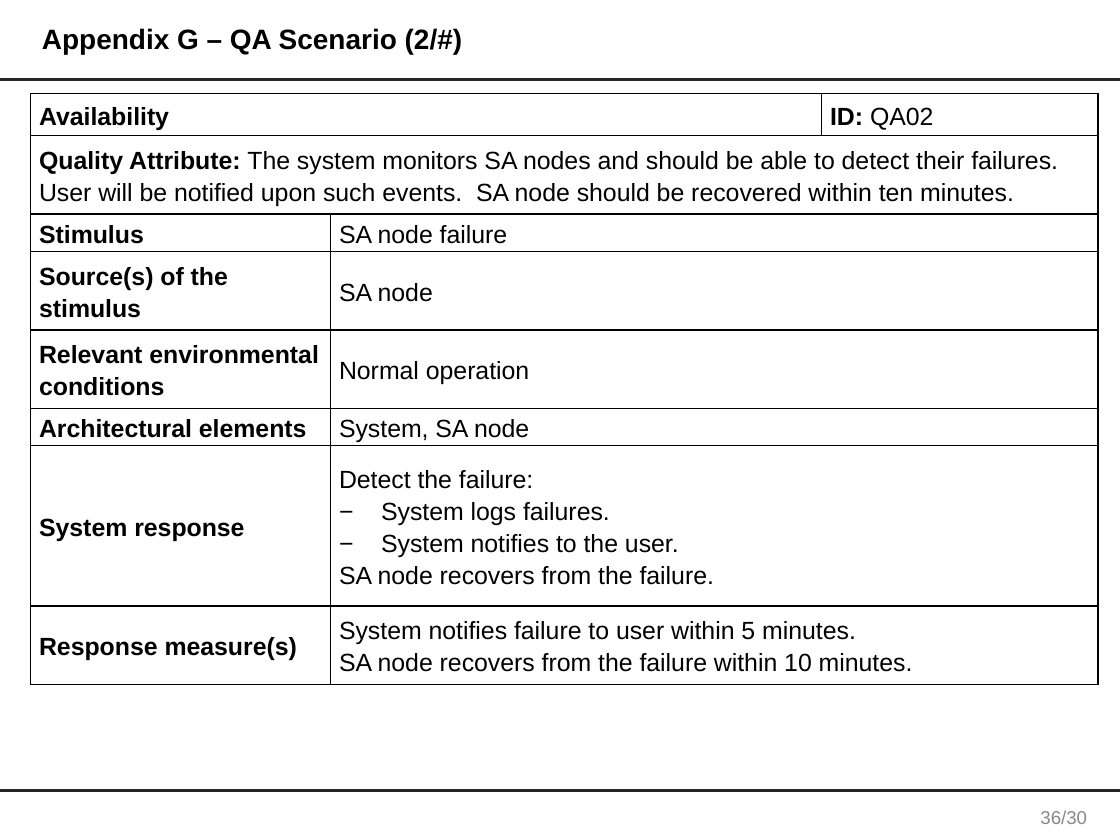
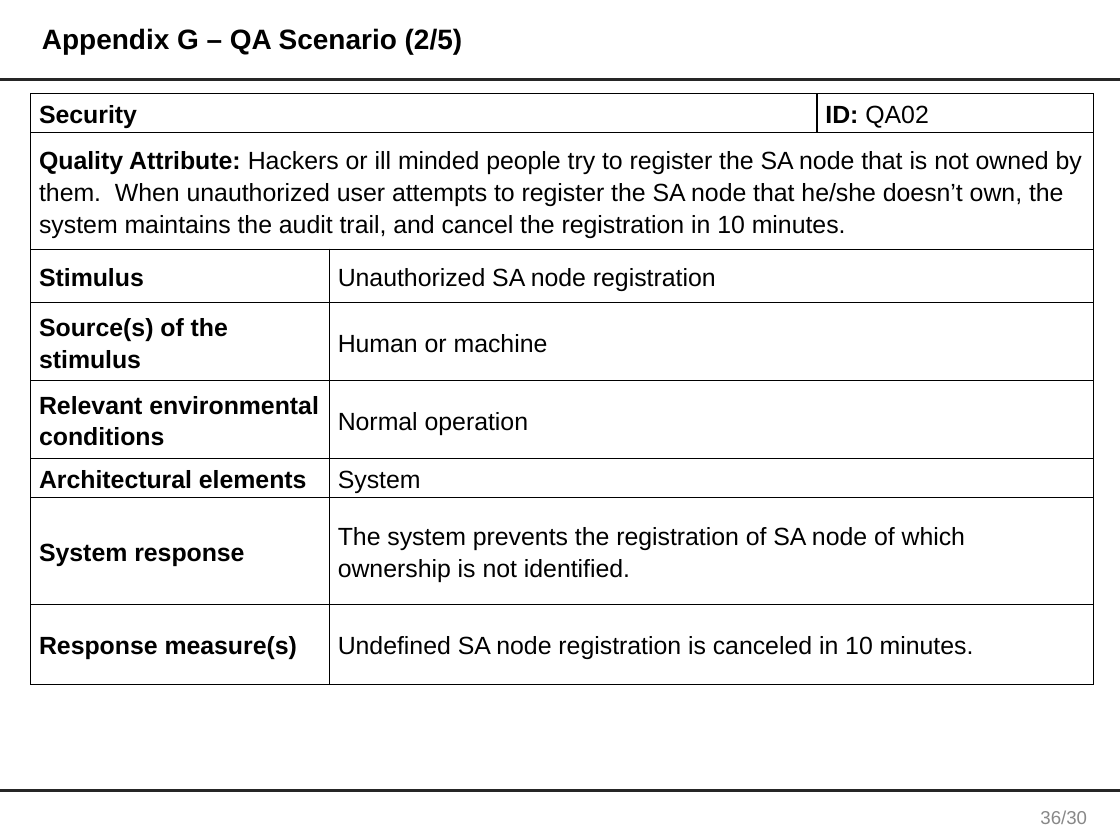
Before and after one commit to junggil/2015_CMU_StudioProject, a slide deck: slide 37 of DOCS/2015-06-24/Team1 Final presentation V0.1.pptx. Drawn at 1120x840 pixels with LibreOffice and Linux fonts; fonts in the diff are those of the drawing. Boxes give left, top, right and bottom in pixels: in the first picture for what was removed or moved away, otherwise in the second. Text is boxed around its words. In the diff, an @@ line names an element or a change of style, - is before the commit and + after.

```diff
--- a/DOCS/2015-06-24/Team1 Final presentation V0.1.pptx
+++ b/DOCS/2015-06-24/Team1 Final presentation V0.1.pptx
@@ title at [42,28,463,54]: text changed @@
-Appendix G – QA Scenario (2/#)
+Appendix G – QA Scenario (2/5)
@@ table at [30,94,1093,685] @@
-row 1, column 1: Availability
+row 1, column 1: Security
-row 2, column 1: Quality Attribute: The system monitors SA nodes and should be able to detect their failures. User will be notified upon such events. SA node should be recovered within ten minutes.
+row 2, column 1: Quality Attribute: Hackers or ill minded people try to register the SA node that is not owned by them. When unauthorized user attempts to register the SA node that he/she doesn’t own, the system maintains the audit trail, and cancel the registration in 10 minutes.
-row 3, column 2: SA node failure
+row 3, column 2: Unauthorized SA node registration
-row 4, column 2: SA node
+row 4, column 2: Human or machine
-row 6, column 2: System, SA node
+row 6, column 2: System
-row 7, column 2: Detect the failure: / System logs failures. / System notifies to the user. / SA node recovers from the failure.
+row 7, column 2: The system prevents the registration of SA node of which ownership is not identified.
-row 8, column 2: System notifies failure to user within 5 minutes. / SA node recovers from the failure within 10 minutes.
+row 8, column 2: Undefined SA node registration is canceled in 10 minutes.
@@ fill none to #FFFFFF in 15 cells @@
@@ table: place and size @@
-table at [30,94,1098,685]
+table at [30,94,1093,685]
```
Also in this commit, not shown: 7 other slides changed, 2 slides added.
